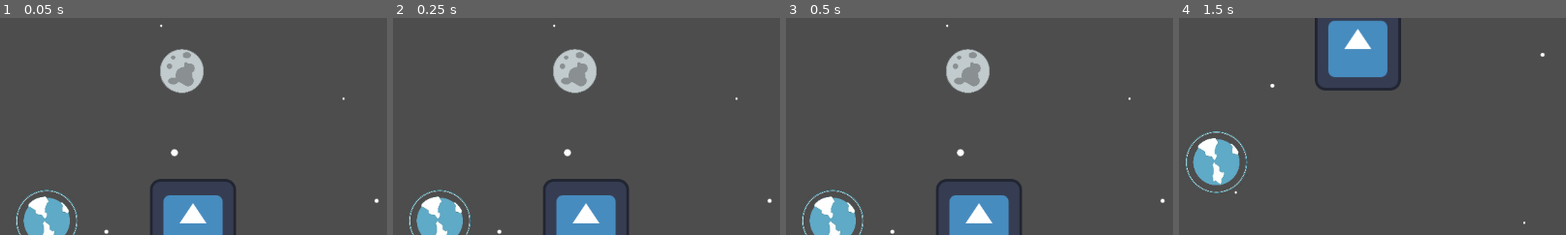
Above: before the commit, frames 1-4 (left to right).
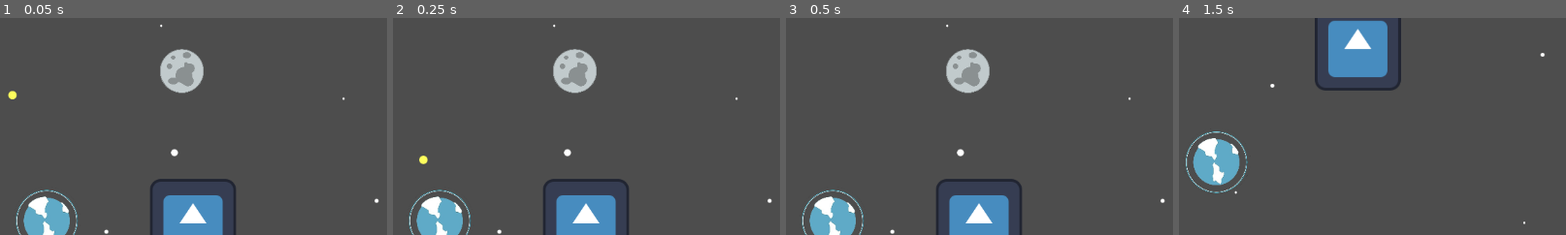
Above: after the commit, the same moments.

Repository: newohrim/planet-cycle-2d
Game: Godot game, scene res://scenes/levels/main.tscn
Two runs of this game, one before a commit and one after it. Both use one fixed random seed, a clock stepped at 60 frames per second and the inputs below. The engine's default icon, where the game draws it, is replaced by a stand-in: a white triangle on a blue panel in a dark square.
Inputs (mouse positions are % of the whole screen's width and height, from its top left):
- Up to frame 1 (0.05 s): no input
- Up to frame 2 (0.25 s): no input
- Up to frame 3 (0.5 s): no input
- Up to frame 4 (1.5 s): tap Enter at 0.5 s; move the mouse to (45, 70) at 0.52 s; move the mouse to (80, 65) at 1.27 s
The pictures show only the part of the screen within x 44-94%, y 4-53%; the shares and areas given below are measured in that part.

The runs differ from the first frame. In frame 1, less than 0.1% of the frame differs, in the area x 2-5%, y 33-38%; in frame 2, less than 0.1%; in frame 3, nothing differs; in frame 4, nothing differs.

Commit message:
added asteroids movement and damage

Diff:
--- a/project.godot
+++ b/project.godot
@@ -28,6 +28,7 @@
 2d_physics/layer_1="Player"
 2d_physics/layer_2="PlayerGravityField"
 2d_physics/layer_3="Orbitables"
+2d_physics/layer_4="Projectiles"
 
 [rendering]
 
--- a/scenes/entities/asteroid.tscn
+++ b/scenes/entities/asteroid.tscn
@@ -1,14 +1,37 @@
-[gd_scene load_steps=2 format=3 uid="uid://dc5fu62hds7dd"]
+[gd_scene load_steps=6 format=3 uid="uid://dc5fu62hds7dd"]
 
-[ext_resource type="Texture2D" uid="uid://jyx3g3vkkqp" path="res://icon.svg" id="1_xwv53"]
+[ext_resource type="Script" uid="uid://b5cu5u71hi6k5" path="res://scripts/nodes/entities/asteroid.gd" id="1_wgiuj"]
+[ext_resource type="Texture2D" uid="uid://oo6bdn15rjtd" path="res://assets/sprites/asteroids/asteroid.png" id="1_xwv53"]
+[ext_resource type="Script" uid="uid://cxglcklwwfp6r" path="res://scripts/nodes/deal_damage_area_2d.gd" id="2_s0ge7"]
+[ext_resource type="Script" uid="uid://df23874jukw0m" path="res://scripts/components/constant_move_component.gd" id="3_5mhnt"]
+
+[sub_resource type="CircleShape2D" id="CircleShape2D_5mhnt"]
+radius = 7.0
 
 [node name="Asteroid" type="Node2D"]
+script = ExtResource("1_wgiuj")
 
 [node name="Sprite2D" type="Sprite2D" parent="."]
+modulate = Color(1, 1, 0.3647059, 1)
+scale = Vector2(0.05, 0.05)
 texture = ExtResource("1_xwv53")
 
+[node name="DealDamageArea" type="Area2D" parent="."]
+unique_name_in_owner = true
+collision_layer = 8
+script = ExtResource("2_s0ge7")
+
+[node name="CollisionShape2D" type="CollisionShape2D" parent="DealDamageArea"]
+shape = SubResource("CircleShape2D_5mhnt")
+
+[node name="MoveComponent" type="Node" parent="."]
+unique_name_in_owner = true
+script = ExtResource("3_5mhnt")
+move_speed = 500.0
+metadata/_custom_type_script = "uid://df23874jukw0m"
+
 [node name="KillTimer" type="Timer" parent="."]
-wait_time = 6.0
+wait_time = 9.0
 one_shot = true
 autostart = true
 
--- a/scenes/entities/player.tscn
+++ b/scenes/entities/player.tscn
@@ -1,8 +1,10 @@
-[gd_scene load_steps=6 format=3 uid="uid://be17nt4mpyrg7"]
+[gd_scene load_steps=8 format=3 uid="uid://be17nt4mpyrg7"]
 
 [ext_resource type="Texture2D" uid="uid://yxigl88qou4l" path="res://assets/sprites/planets/Earth.png" id="1_merdl"]
+[ext_resource type="Script" uid="uid://cy474xqj3n7ac" path="res://scripts/components/hit_box_component.gd" id="2_42nxq"]
 [ext_resource type="Script" uid="uid://d0bb0ee77wahy" path="res://scripts/components/player_move_component.gd" id="2_b0kkn"]
 [ext_resource type="Script" uid="uid://dvv144haohx4p" path="res://scripts/nodes/gravity_area_2d.gd" id="3_e4p34"]
+[ext_resource type="Script" uid="uid://coe4ntekc4ulp" path="res://scripts/components/health_component.gd" id="5_5u6hq"]
 
 [sub_resource type="CircleShape2D" id="CircleShape2D_b0kkn"]
 radius = 47.042534
@@ -10,21 +12,19 @@
 [sub_resource type="CircleShape2D" id="CircleShape2D_rfe5m"]
 radius = 172.01163
 
-[node name="Player" type="Area2D"]
+[node name="Player" type="Node2D"]
 
 [node name="PlanetSprite" type="Sprite2D" parent="."]
 scale = Vector2(0.2, 0.2)
 texture = ExtResource("1_merdl")
 
-[node name="PlanetShape2D" type="CollisionShape2D" parent="."]
+[node name="HitBox" type="Area2D" parent="."]
+script = ExtResource("2_42nxq")
+metadata/_custom_type_script = "uid://cxglcklwwfp6r"
+
+[node name="HitboxShape2D" type="CollisionShape2D" parent="HitBox"]
 position = Vector2(0, 1.105)
 shape = SubResource("CircleShape2D_b0kkn")
-
-[node name="MoveComponent" type="Node" parent="."]
-script = ExtResource("2_b0kkn")
-move_speed = 300.0
-max_speed_px = 1.0
-move_threshold_pix = 20
 
 [node name="GravityArea2D" type="Area2D" parent="."]
 collision_layer = 2
@@ -36,4 +36,15 @@
 shape = SubResource("CircleShape2D_rfe5m")
 debug_color = Color(0.57679063, 0.5517666, 0.12584257, 0.41960785)
 
+[node name="MoveComponent" type="Node" parent="."]
+script = ExtResource("2_b0kkn")
+move_speed = 300.0
+max_speed_px = 1.0
+move_threshold_pix = 20
+
+[node name="HealthComponent" type="Node" parent="."]
+script = ExtResource("5_5u6hq")
+metadata/_custom_type_script = "uid://coe4ntekc4ulp"
+
+[connection signal="damage_received" from="HitBox" to="HealthComponent" method="apply_damage"]
 [connection signal="area_entered" from="GravityArea2D" to="GravityArea2D" method="_on_area_entered"]
--- a/scenes/levels/main.tscn
+++ b/scenes/levels/main.tscn
@@ -8,6 +8,7 @@
 [ext_resource type="Script" uid="uid://23fe0je0xtif" path="res://scripts/components/background_scroll_component.gd" id="4_7lrji"]
 [ext_resource type="Texture2D" uid="uid://jyx3g3vkkqp" path="res://icon.svg" id="5_rssyh"]
 [ext_resource type="PackedScene" uid="uid://66qjc3bhf4h5" path="res://scenes/entities/moon.tscn" id="6_hwp66"]
+[ext_resource type="PackedScene" uid="uid://dc5fu62hds7dd" path="res://scenes/entities/asteroid.tscn" id="9_7lrji"]
 
 [node name="Root" type="Node2D"]
 
@@ -51,3 +52,6 @@
 
 [node name="Moon4" parent="." instance=ExtResource("6_hwp66")]
 position = Vector2(-248, 244)
+
+[node name="Asteroid" parent="." instance=ExtResource("9_7lrji")]
+position = Vector2(-58, -210)
--- /dev/null
+++ b/scripts/components/constant_move_component.gd
@@ -0,0 +1,12 @@
+class_name ConstantMoveComponent
+extends Node
+
+@export
+var move_vector : Vector2
+
+@export
+var move_speed : float = 10.0
+
+func _process(delta: float) -> void:
+	var node = owner as Node2D
+	node.position += move_vector * move_speed * delta
--- /dev/null
+++ b/scripts/components/health_component.gd
@@ -0,0 +1,13 @@
+class_name HealthComponent
+extends Node
+
+@export
+var start_health : float = 100.0
+
+@onready
+var health : float = start_health
+
+func apply_damage(_from : Node, damage : float) -> void:
+	assert(damage >= 0.0, "received negative damage")
+	health = max(health - damage, 0)
+	print("health: " + str(health))
--- /dev/null
+++ b/scripts/components/hit_box_component.gd
@@ -0,0 +1,7 @@
+class_name HitBoxComponent
+extends Area2D
+
+signal damage_received(from : Node, damage : float)
+
+func receive_damage(from : Node, damage : float) -> void:
+	damage_received.emit(from, damage)
--- /dev/null
+++ b/scripts/nodes/deal_damage_area_2d.gd
@@ -0,0 +1,12 @@
+class_name DealDamageArea2D
+extends Area2D
+
+@export
+var damage_amount : float = 5.0
+
+func _ready() -> void:
+	area_entered.connect(_on_area_entered)
+
+func _on_area_entered(area: Area2D) -> void:
+	if area is HitBoxComponent:
+		area.receive_damage(self, damage_amount)
--- /dev/null
+++ b/scripts/nodes/entities/asteroid.gd
@@ -0,0 +1,17 @@
+class_name Asteroid
+extends Node2D
+
+@onready
+var move_comp : ConstantMoveComponent = %MoveComponent
+
+@onready
+var deal_damage_area : DealDamageArea2D = %DealDamageArea
+
+func _ready() -> void:
+	var player = get_tree().get_first_node_in_group("player")
+	if not player:
+		queue_free()
+		return
+
+	move_comp.move_vector = position.direction_to((player as Node2D).position)
+	deal_damage_area.area_entered.connect(func(_area): queue_free())
Binary file added: assets/sprites/asteroids/asteroid.png
Not shown, added: assets/sprites/asteroids/asteroid.png.import
Not shown: 1 places in scenes/levels/main.tscn that only renumber resources
Not shown, added: scripts/components/constant_move_component.gd.uid
Not shown, added: scripts/components/health_component.gd.uid
Not shown, added: scripts/components/hit_box_component.gd.uid
Not shown, added: scripts/nodes/deal_damage_area_2d.gd.uid
Not shown, added: scripts/nodes/entities/asteroid.gd.uid
